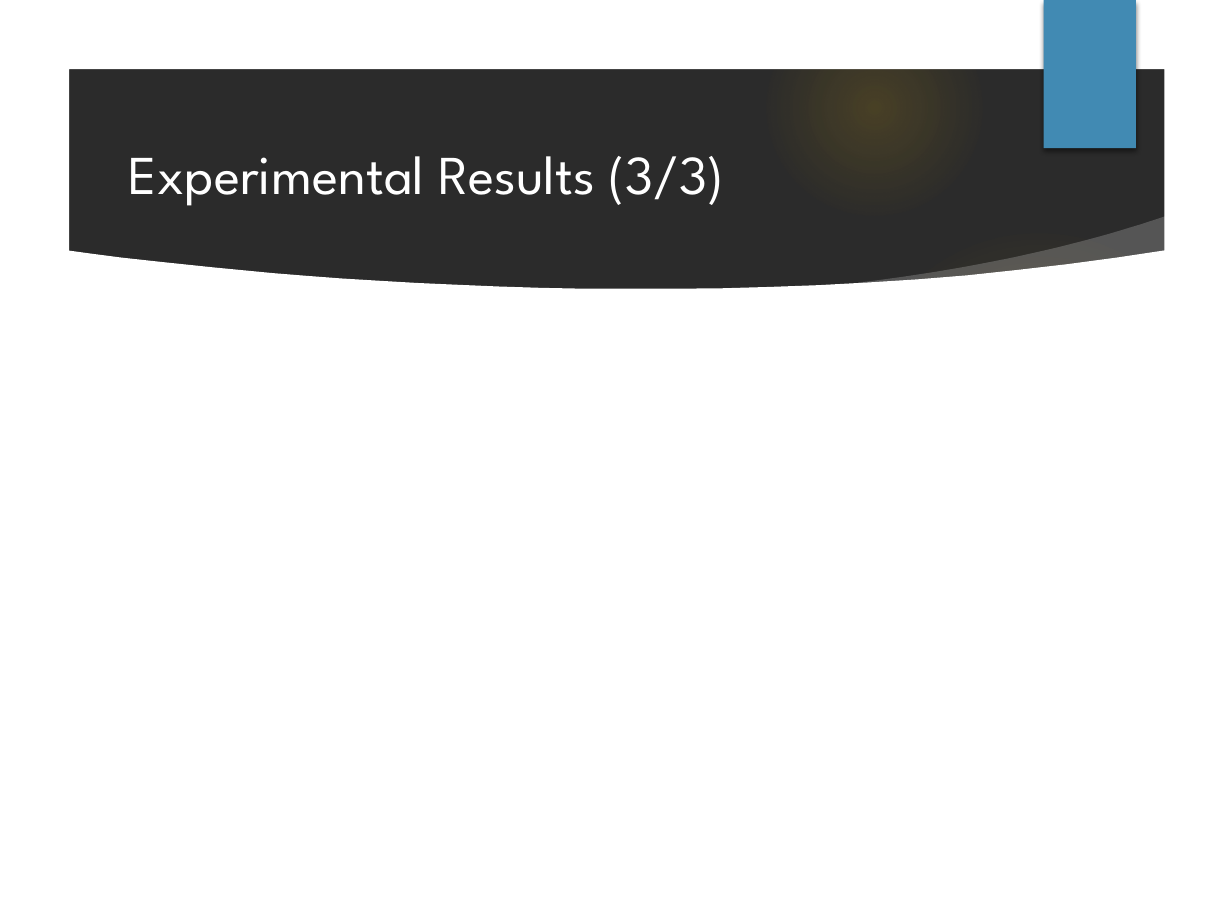
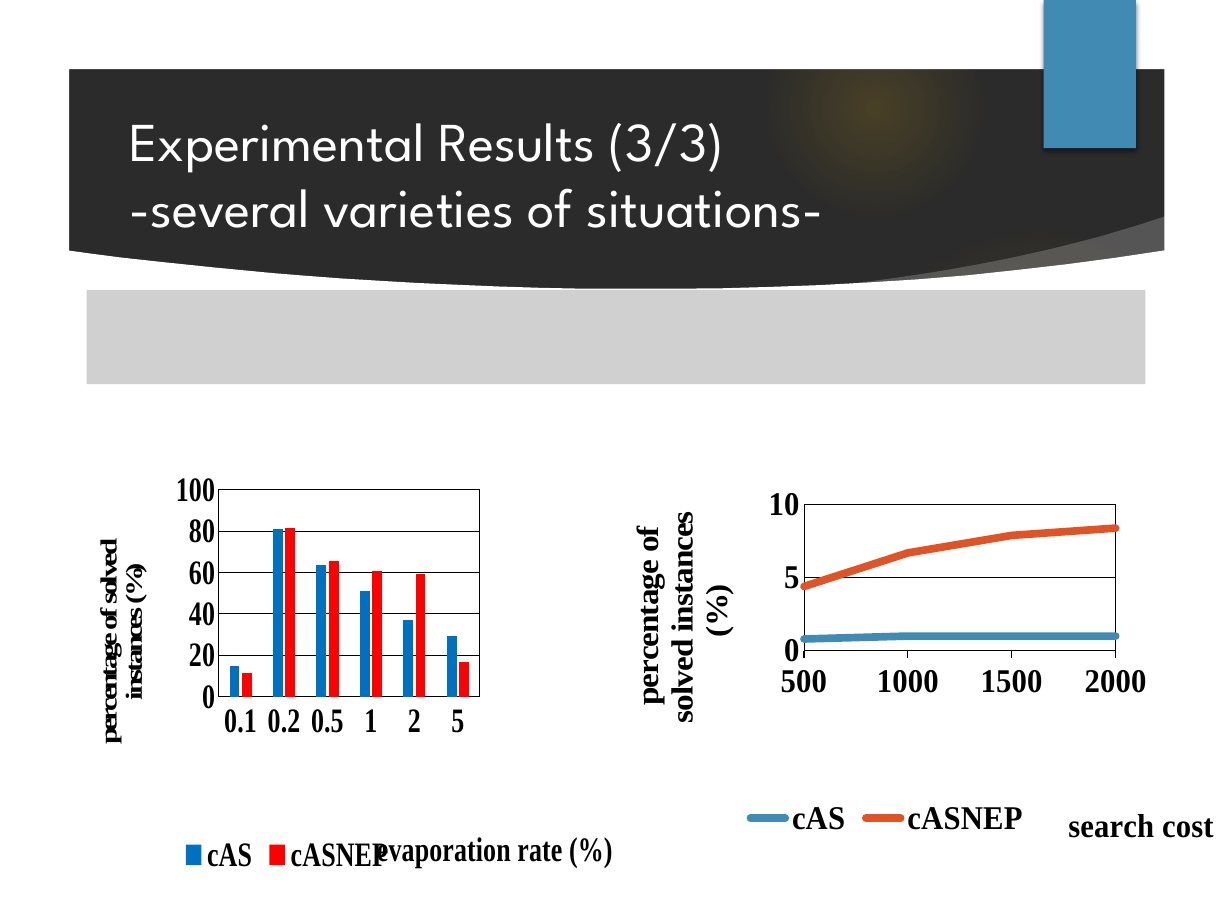
Before and after one commit to Masukane/slides, a slide deck: slide 12 of masukaneICIIC2018.pptm. Drawn at 1232x924 pixels with LibreOffice and Linux fonts; fonts in the diff are those of the drawing; grey boxes stand for pictures; background and template pictures are left out; a plain dark background stands for a picture behind light text. Boxes give left, top, right and bottom in pixels: in the first picture for what was removed or moved away, otherwise in the second. Text is boxed around its words. In the diff, an @@ line names an element or a change of style, - is before the commit and + after.

```diff
--- a/masukaneICIIC2018.pptm
+++ b/masukaneICIIC2018.pptm
@@ title at (x1=129, y1=123, x2=823, y2=228): text changed @@
-Experimental Results (3/3)
+Experimental Results (3/3)
+-several varieties of situations-
@@ picture added at (x1=86, y1=290, x2=1145, y2=383) @@
@@ column chart added at (x1=86, y1=462, x2=616, y2=881) @@
+categories: 0.1, 0.2, 0.5, 1, 2, 5
+cAS: 15, 81, 64, 51, 37, 29
+cASNEP: 12, 82, 65, 61, 59, 17
@@ line chart added at (x1=616, y1=479, x2=1220, y2=855) @@
+categories: 500, 1000, 1500, 2000
+cAS: 0.8, 1, 1, 1
+cASNEP: 4.4, 6.7, 7.9, 8.4
```
Also in this commit, not shown: 3 other slides changed.
